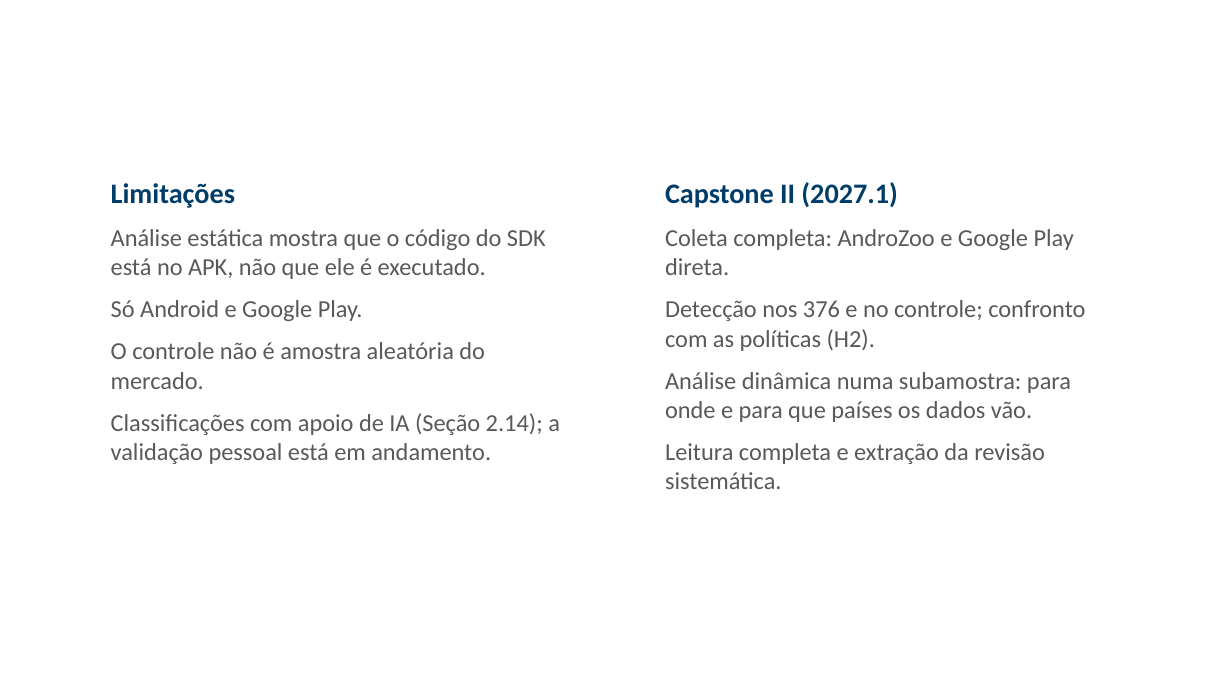
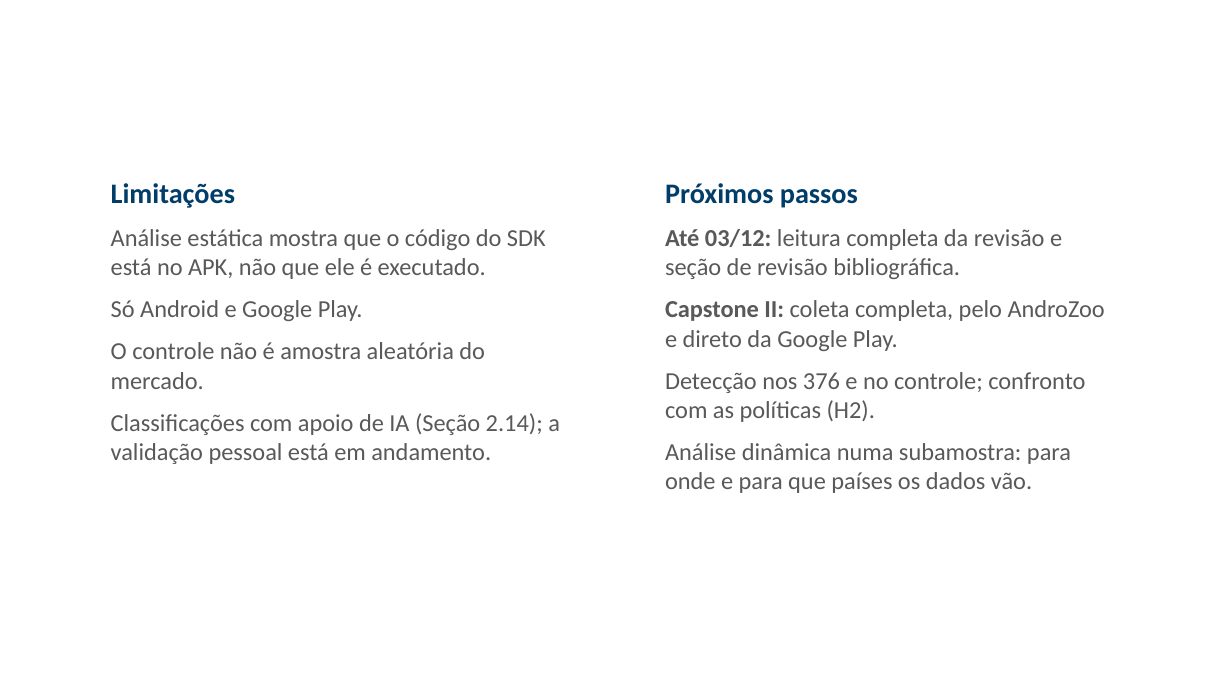
Before and after one commit to ClaudioAMF1/TCC, a slide deck: slide 13 of tcc/apresentacao/simulacao-defesa-rascunho.pptx. Drawn at 1232x693 pixels with LibreOffice and Linux fonts; fonts in the diff are those of the drawing; background and template pictures are left out. Boxes give left, top, right and bottom in pixels: in the first picture for what was removed or moved away, otherwise in the second. Text is boxed around its words. In the diff, an @@ line names an element or a change of style, - is before the commit and + after.

```diff
--- a/tcc/apresentacao/simulacao-defesa-rascunho.pptx
+++ b/tcc/apresentacao/simulacao-defesa-rascunho.pptx
@@ text at (665,183,1105,351): text changed @@
-Capstone II (2027.1)
-Coleta completa: AndroZoo e Google Play direta.
+Próximos passos
+Até 03/12: leitura completa da revisão e seção de revisão bibliográfica.
+Capstone II: coleta completa, pelo AndroZoo e direto da Google Play.
@@ text at (665,443,1045,489): paragraph removed @@
-Leitura completa e extração da revisão sistemática.
```
Also in this commit, not shown: 7 other files.
